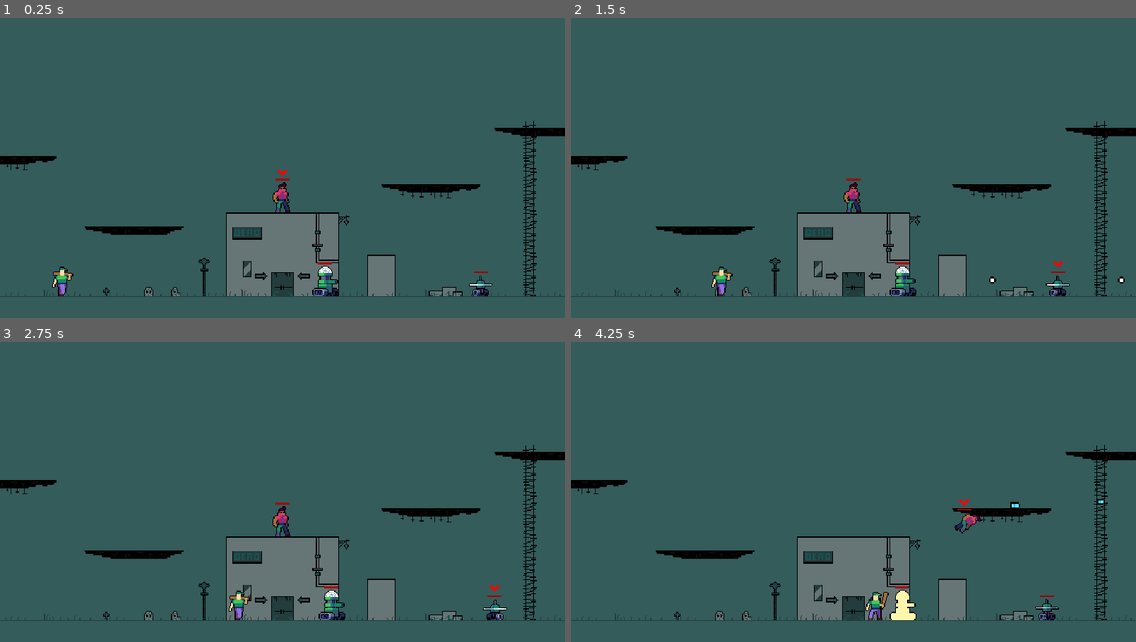
Above: before the commit, frames 1-4 (two rows, left to right).
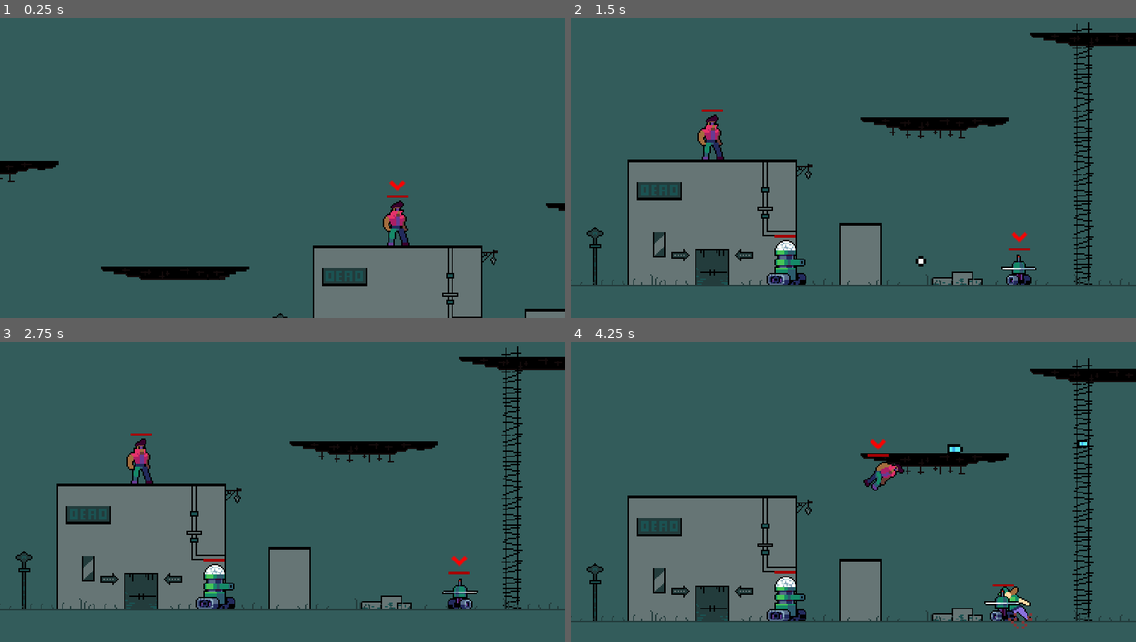
Above: after the commit, the same moments.

Repository: ericvennemeyer/taqueria-ultima
Game: Godot game, scene res://Scenes/world.tscn
The game is run twice, just before and just after one commit, with the same random seed, the same clock (stepped at 60 frames per second) and the same inputs.
Inputs:
- Up to frame 1 (0.25 s): no input
- Up to frame 2 (1.5 s): tap Enter (change_player) at 0.5, 1.35 s; hold K (attack) 0.53-1.28 s; hold D (move_right) from 0.53 s (still down); tap Space (jump) at 0.77 s
- Up to frame 3 (2.75 s): tap Space (jump) at 1.52 s; release D (move_right) at 2.03 s; hold A (move_left) from 2.03 s (still down); hold K (attack) from 2.03 s (still down)
- Up to frame 4 (4.25 s): release A (move_left) at 2.78 s; release K (attack) at 2.78 s; hold D (move_right) from 2.78 s (still down); tap Enter (change_player) at 2.85 s; tap Space (jump) at 3.02, 3.77 s; hold K (attack) from 3.53 s (still down)

The runs differ from the first frame. In frame 1, 15% of the frame differs, in the area x 0-100%, y 34-100%; in frame 2, 24%; in frame 3, 24%; in frame 4, 24%, in the area x 0-100%, y 5-96%.

Commit message:
Create enemy death signal and score counter. Add camera that switches between active player characters.

Diff:
--- a/Scenes/drone_bot.tscn
+++ b/Scenes/drone_bot.tscn
@@ -255,6 +255,7 @@
 radius = 27.0
 
 [node name="DroneBot" instance=ExtResource("1_myfcn")]
+z_index = 5
 script = ExtResource("2_5plu0")
 movement_data = ExtResource("3_b860b")
 
--- a/Scenes/enemy.tscn
+++ b/Scenes/enemy.tscn
@@ -300,7 +300,7 @@
 size = Vector2(21, 32)
 
 [node name="Enemy" type="CharacterBody2D"]
-z_index = 5
+z_index = 2
 collision_layer = 4
 collision_mask = 3
 script = ExtResource("1_i0bmw")
--- a/Scenes/player.tscn
+++ b/Scenes/player.tscn
@@ -873,7 +873,7 @@
 }
 
 [node name="Player" type="CharacterBody2D"]
-z_index = 1
+z_index = 5
 collision_layer = 2
 collision_mask = 5
 script = ExtResource("1_c0gef")
--- a/Scenes/slice_bot.tscn
+++ b/Scenes/slice_bot.tscn
@@ -256,6 +256,7 @@
 size = Vector2(36, 7)
 
 [node name="SliceBot" instance=ExtResource("1_w366l")]
+z_index = 5
 script = ExtResource("2_djnog")
 movement_data = ExtResource("3_6rg6a")
 dash_ghost_image = ExtResource("4_mgysq")
--- a/Scenes/tank_bot.tscn
+++ b/Scenes/tank_bot.tscn
@@ -253,6 +253,7 @@
 }
 
 [node name="TankBot" instance=ExtResource("1_v443o")]
+z_index = 5
 script = ExtResource("2_23eb1")
 movement_data = ExtResource("3_86up7")
 metadata/_edit_vertical_guides_ = [-10.0, 9.0]
--- a/Scenes/world.tscn
+++ b/Scenes/world.tscn
@@ -5,8 +5,8 @@
 [ext_resource type="PackedScene" uid="uid://dwgdoxctxjlc0" path="res://Scenes/ladder.tscn" id="3_wcnyj"]
 [ext_resource type="Texture2D" uid="uid://cet5ypxdip8ei" path="res://Assets/Tilesets/Dead Tileset V1.png" id="5_eayi0"]
 [ext_resource type="Texture2D" uid="uid://d1wmq1ryxywku" path="res://Assets/Tilesets/SCi-fi assets planet one.png" id="5_eha45"]
+[ext_resource type="PackedScene" uid="uid://cyfp0mwm87gmv" path="res://enemy_wave_spawner.tscn" id="5_q0o1e"]
 [ext_resource type="Texture2D" uid="uid://bp6qgy6dr1edk" path="res://Assets/Tilesets/SCi-fi-Planet one Add ons v1.png" id="6_di7bd"]
-[ext_resource type="PackedScene" uid="uid://b0lbpufbkorrc" path="res://Scenes/enemy.tscn" id="6_k62o8"]
 [ext_resource type="PackedScene" uid="uid://cj0dma3dx8ju" path="res://Scenes/tank_bot.tscn" id="7_7je4c"]
 [ext_resource type="PackedScene" uid="uid://cq5lqarmml37j" path="res://Scenes/slice_bot.tscn" id="8_kg5sa"]
 
@@ -645,6 +645,14 @@
 [node name="World" type="Node2D"]
 script = ExtResource("1_qihp8")
 
+[node name="Camera2D" type="Camera2D" parent="."]
+zoom = Vector2(1.5, 1.5)
+limit_left = 0
+limit_top = 0
+limit_right = 640
+limit_bottom = 360
+position_smoothing_enabled = true
+
 [node name="Player-Controlled" type="Node" parent="."]
 
 [node name="Player" parent="Player-Controlled" instance=ExtResource("3_uj7fh")]
@@ -658,8 +666,12 @@
 
 [node name="Enemies" type="Node" parent="."]
 
-[node name="Enemy" parent="Enemies" instance=ExtResource("6_k62o8")]
-position = Vector2(50, 335)
+[node name="EnemyWaveSpawner" parent="Enemies" instance=ExtResource("5_q0o1e")]
+position = Vector2(0, 335)
+
+[node name="EnemyWaveSpawner2" parent="Enemies" instance=ExtResource("5_q0o1e")]
+position = Vector2(640, 335)
+enemy_run_direction = -1
 
 [node name="Ladders" type="Node" parent="."]
 
--- a/Scripts/enemy.gd
+++ b/Scripts/enemy.gd
@@ -1,5 +1,7 @@
 class_name Enemy
 extends CharacterBody2D
+
+signal enemy_death
 
 const SPEED = 80.0
 const JUMP_VELOCITY = -300.0
@@ -76,6 +78,8 @@
 		hurtbox_component.is_invincible = false
 	elif anim_name == "death":
 		set_collision_layer_value(3, false)
+		hurtbox_component.set_collision_layer_value(3, false)
+		enemy_death.emit()
 
 
 func _on_attack_detection_zone_body_entered(body: Node2D) -> void:
--- /dev/null
+++ b/Scripts/enemy_wave_spawner.gd
@@ -0,0 +1,27 @@
+extends Node2D
+
+signal enemy_death
+
+@export var enemy_run_direction = 1
+
+@onready var spawner_component: SpawnerComponent = $SpawnerComponent
+@onready var wave_start_delay_timer: Timer = $WaveStartDelayTimer
+@onready var enemy_spawn_timer: Timer = $EnemySpawnTimer
+
+
+func _on_wave_start_delay_timer_timeout() -> void:
+	enemy_spawn_timer.start()
+
+
+func _on_enemy_spawn_timer_timeout() -> void:
+	spawn_enemy()
+
+
+func spawn_enemy():
+	var new_enemy = spawner_component.spawn()
+	new_enemy.enemy_death.connect(_on_enemy_death)
+	new_enemy.run_direction = enemy_run_direction
+
+
+func _on_enemy_death():
+	enemy_death.emit()
--- a/Scripts/world.gd
+++ b/Scripts/world.gd
@@ -2,9 +2,11 @@
 
 var player_characters_array: Array[Node]
 var current_player
+var score: int = 0
 
-
+@onready var camera_2d: Camera2D = $Camera2D
 @onready var player_controlled: Node = $"Player-Controlled"
+@onready var enemies: Node = $Enemies
 
 # Called when the node enters the scene tree for the first time.
 func _ready() -> void:
@@ -16,9 +18,15 @@
 			current_player = player
 			current_player.selection_indicator.visible = true
 
+	var enemy_spawner_array = enemies.get_children()
+	for spawner in enemy_spawner_array:
+		spawner.enemy_death.connect(increase_score)
+
 
 # Called every frame. 'delta' is the elapsed time since the previous frame.
 func _process(delta: float) -> void:
+	camera_2d.global_position = current_player.global_position
+
 	if Input.is_action_just_pressed("change_player"):
 		change_player_character()
 
@@ -36,3 +44,8 @@
 		player.selection_indicator.visible = false
 	current_player.is_active = true
 	current_player.selection_indicator.visible = true
+
+
+func increase_score():
+	score += 1
+	print(score)
--- /dev/null
+++ b/enemy_wave_spawner.tscn
@@ -0,0 +1,22 @@
+[gd_scene load_steps=4 format=3 uid="uid://cyfp0mwm87gmv"]
+
+[ext_resource type="Script" path="res://Components/spawner_component.gd" id="1_e5aem"]
+[ext_resource type="Script" path="res://Scripts/enemy_wave_spawner.gd" id="1_v23rp"]
+[ext_resource type="PackedScene" uid="uid://b0lbpufbkorrc" path="res://Scenes/enemy.tscn" id="2_v35b8"]
+
+[node name="EnemyWaveSpawner" type="Node2D"]
+script = ExtResource("1_v23rp")
+
+[node name="SpawnerComponent" type="Node2D" parent="."]
+script = ExtResource("1_e5aem")
+scene = ExtResource("2_v35b8")
+
+[node name="WaveStartDelayTimer" type="Timer" parent="."]
+one_shot = true
+autostart = true
+
+[node name="EnemySpawnTimer" type="Timer" parent="."]
+wait_time = 2.0
+
+[connection signal="timeout" from="WaveStartDelayTimer" to="." method="_on_wave_start_delay_timer_timeout"]
+[connection signal="timeout" from="EnemySpawnTimer" to="." method="_on_enemy_spawn_timer_timeout"]
